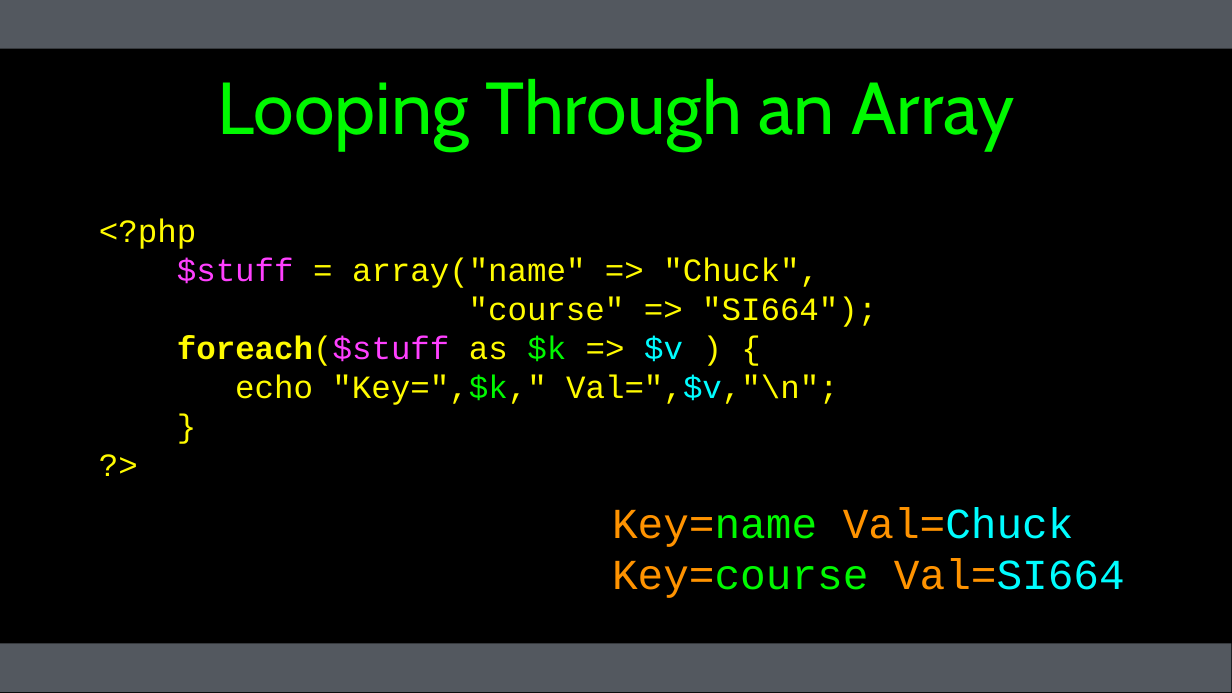
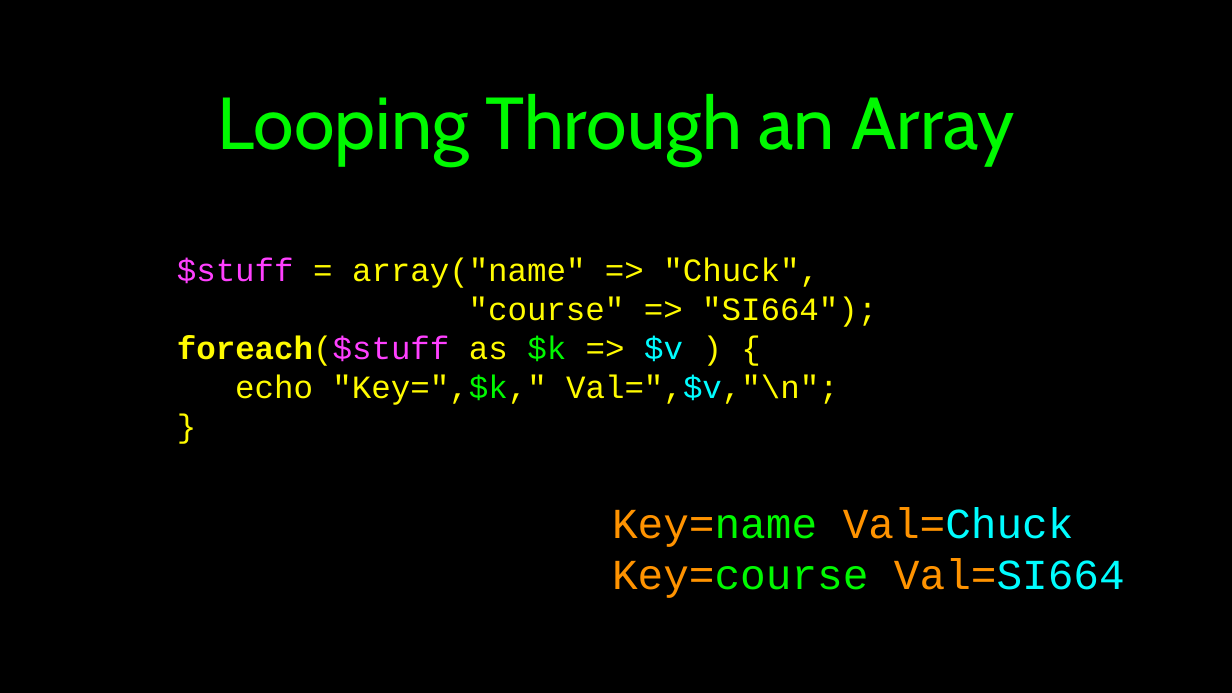
Before and after one commit to csev/wa4e, a slide deck: slide 23 of lectures/PHP-02-Overview.ppt (slide 24 before the commit). Drawn at 1232x693 pixels with LibreOffice and Linux fonts; fonts in the diff are those of the drawing. Boxes give left, top, right and bottom in pixels: in the first picture for what was removed or moved away, otherwise in the second. Text is boxed around its words. In the diff, an @@ line names an element or a change of style, - is before the commit and + after.

```diff
--- a/lectures/PHP-02-Overview.ppt
+++ b/lectures/PHP-02-Overview.ppt
@@ rectangle removed at bbox=[0, 0, 1232, 49] @@
@@ title "Looping Through an Array": place and size @@
-title "Looping Through an Array" at bbox=[218, 78, 1014, 150]
+title "Looping Through an Array" at bbox=[218, 93, 1014, 166]
@@ text in free at bbox=[95, 205, 909, 489]: paragraph removed @@
-?>
@@ text in free at bbox=[99, 218, 196, 249]: paragraph removed @@
-<?php
@@ rectangle at bbox=[0, 643, 1232, 692]: fill #53585F to #000000 @@
```
Also in this commit, not shown: 29 other slides changed, 1 slide removed.
